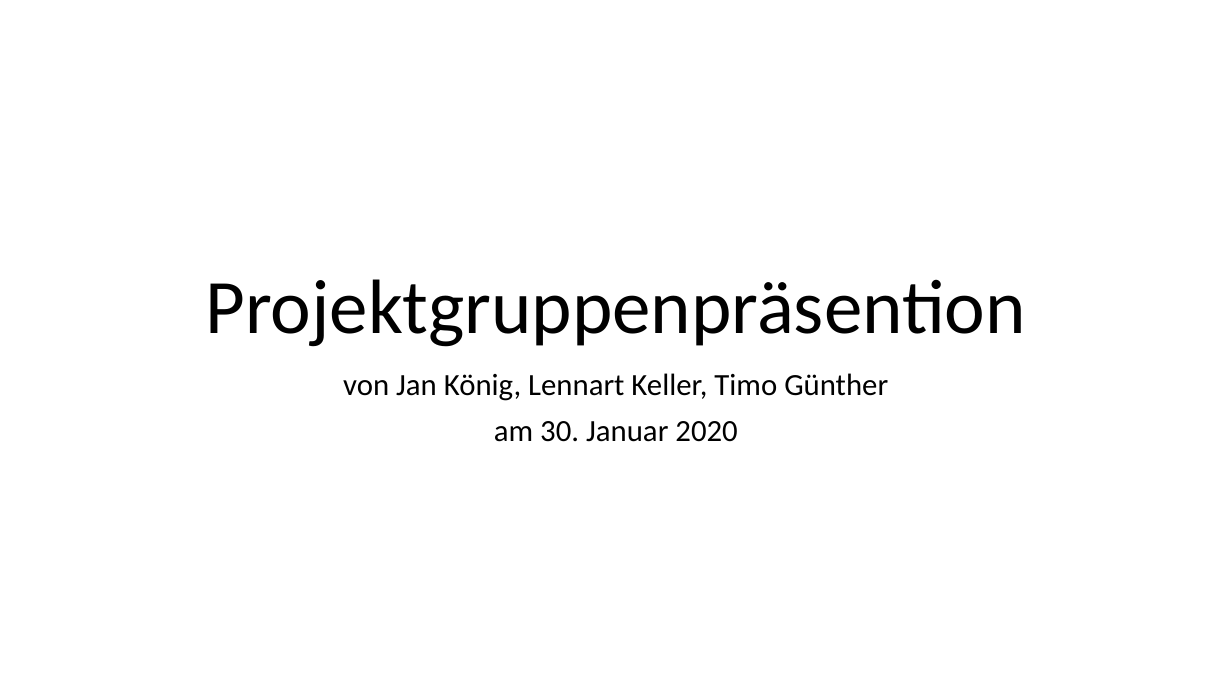
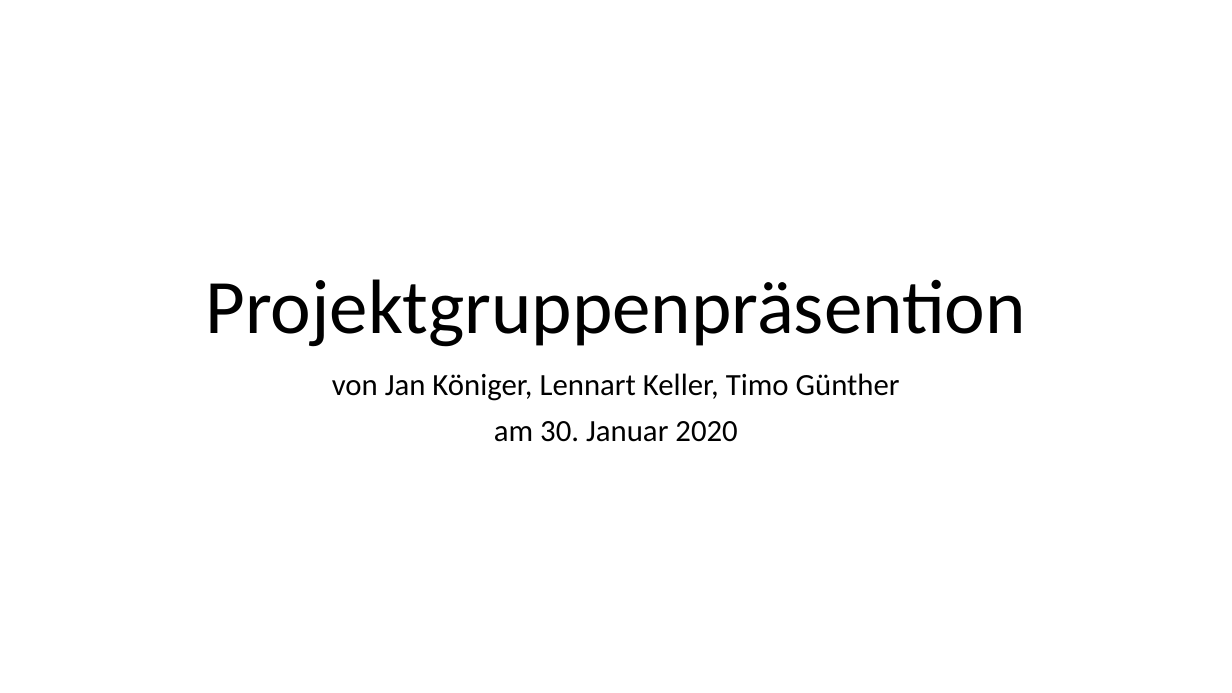
Before and after one commit to LennartKeller/TextklassifikationsProjekt2019, a slide deck: slide 1 of Projektgruppenpräsention.pptx. Drawn at 1232x693 pixels with LibreOffice and Linux fonts; fonts in the diff are those of the drawing. Boxes give left, top, right and bottom in pixels: in the first picture for what was removed or moved away, otherwise in the second. Text is boxed around its words. In the diff, an @@ line names an element or a change of style, - is before the commit and + after.

Commit message:
Update

```diff
--- a/Projektgruppenpräsention.pptx
+++ b/Projektgruppenpräsention.pptx
@@ subtitle at [332, 373, 900, 401]: text changed @@
-von Jan König, Lennart Keller, Timo Günther
+von Jan Königer, Lennart Keller, Timo Günther
```
Also in this commit, not shown: 1 other slide changed.
